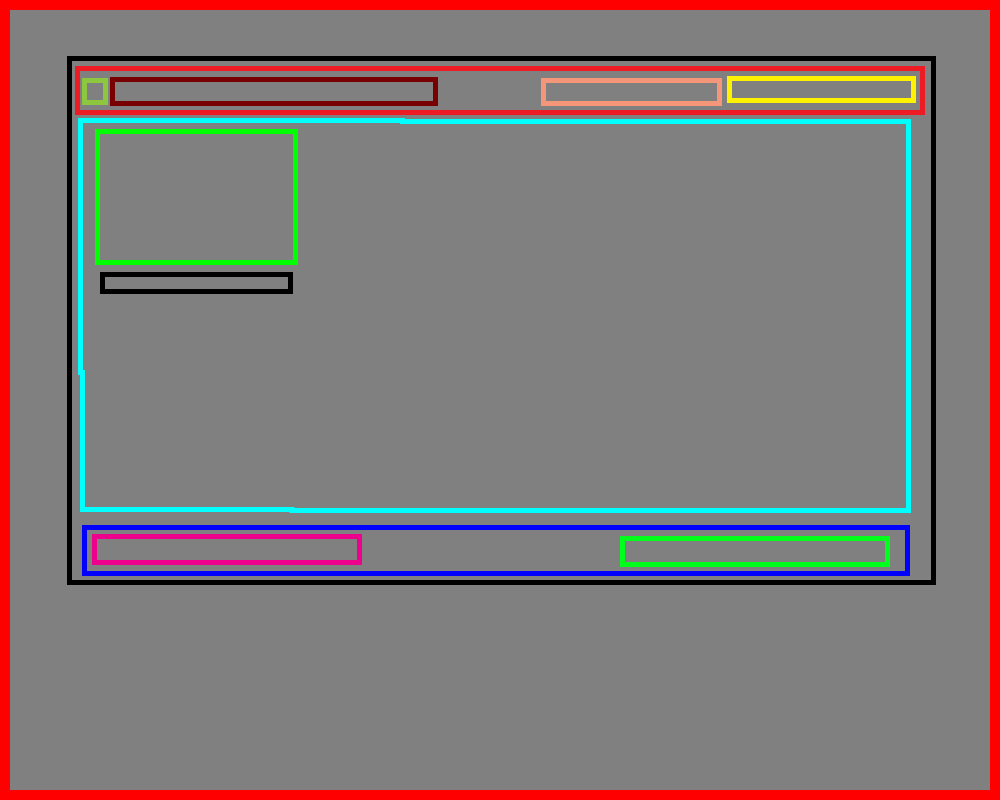
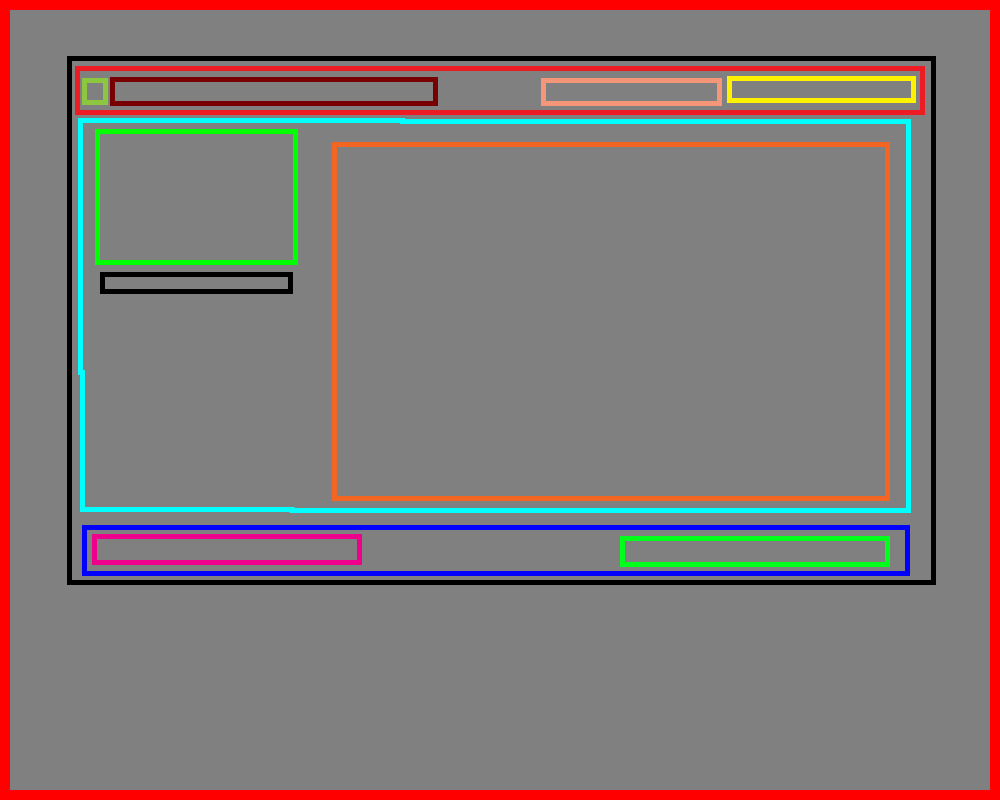
Layered file, before and after one edit (1000px x 800px). Changes by layer:
added layer "ReplyContent" (1st of 2, in "ReplyComponentsMobile") in group "ReplyComponentsMobile" over [332, 142, 890, 501]
